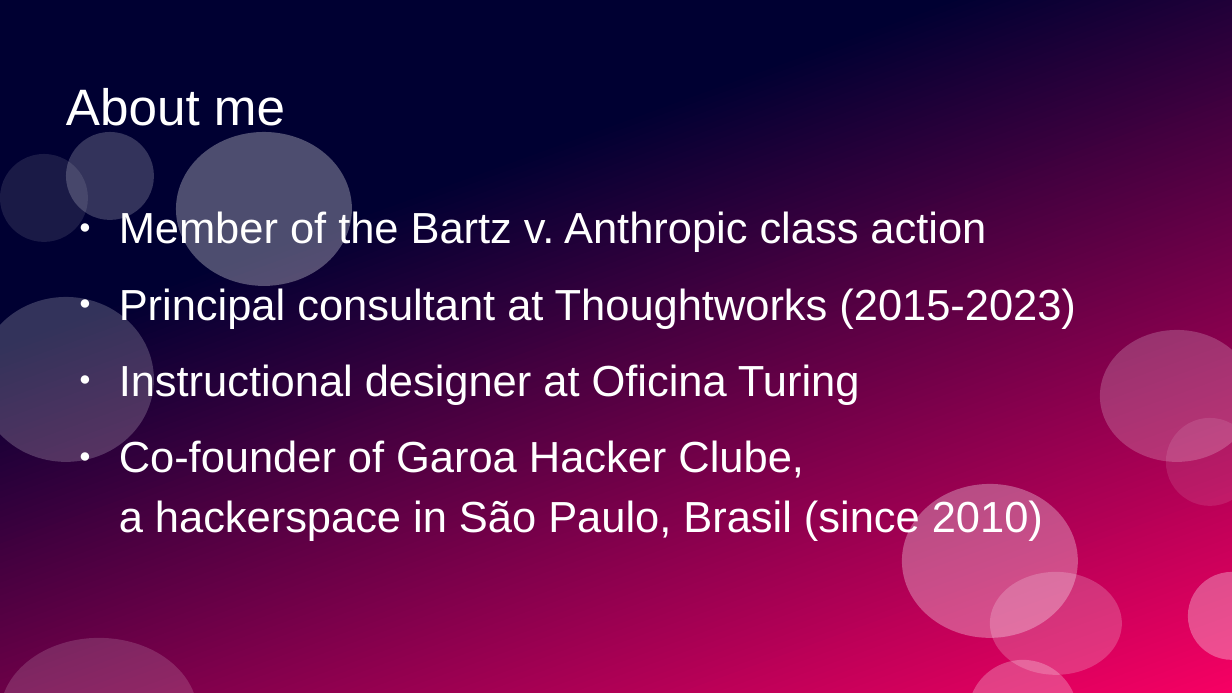
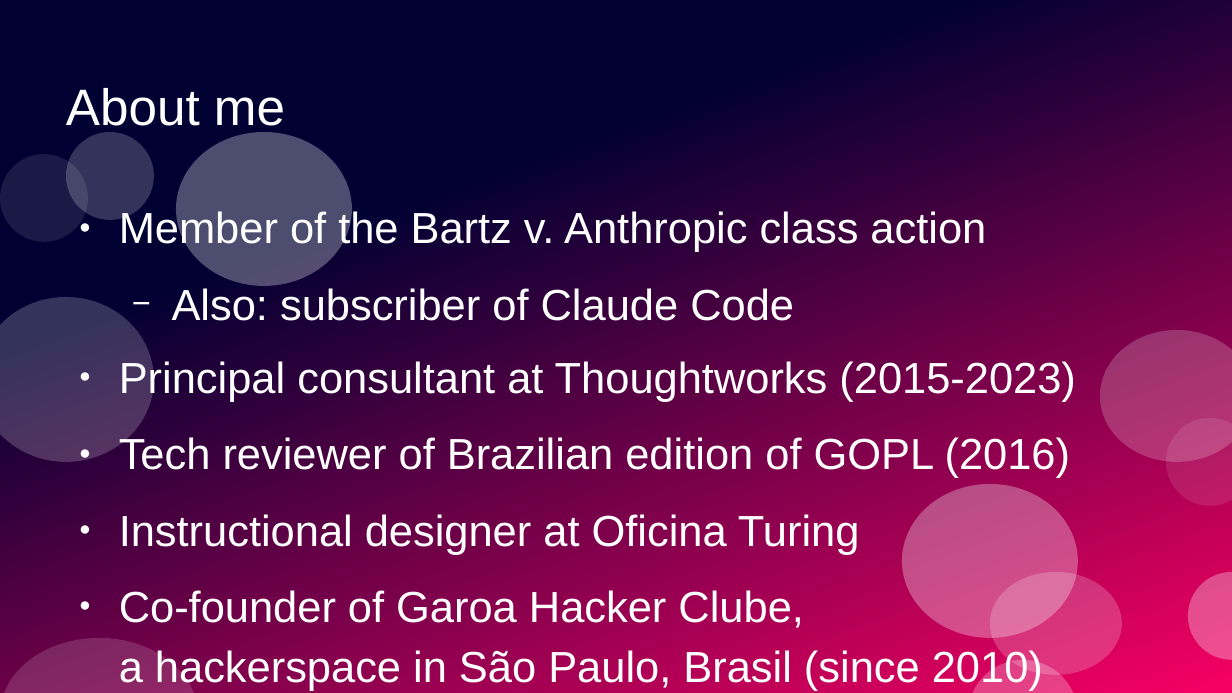
Before and after one commit to ramalho/sets-in-go, a slide deck: slide 8 of sets-in-go.odp. Drawn at 1232x693 pixels with LibreOffice and Linux fonts; fonts in the diff are those of the drawing. Boxes give left, top, right and bottom in pixels: in the first picture for what was removed or moved away, otherwise in the second. Text is boxed around its words. In the diff, an @@ line names an element or a change of style, - is before the commit and + after.

```diff
--- a/sets-in-go.odp
+++ b/sets-in-go.odp
@@ text at box(172, 285, 794, 321): paragraph added @@
+  − Also: subscriber of Claude Code
@@ text at box(119, 434, 1071, 478): paragraph added @@
+● Tech reviewer of Brazilian edition of GOPL (2016)
```
Also in this commit, not shown: 3 other slides changed, 3 other files.
